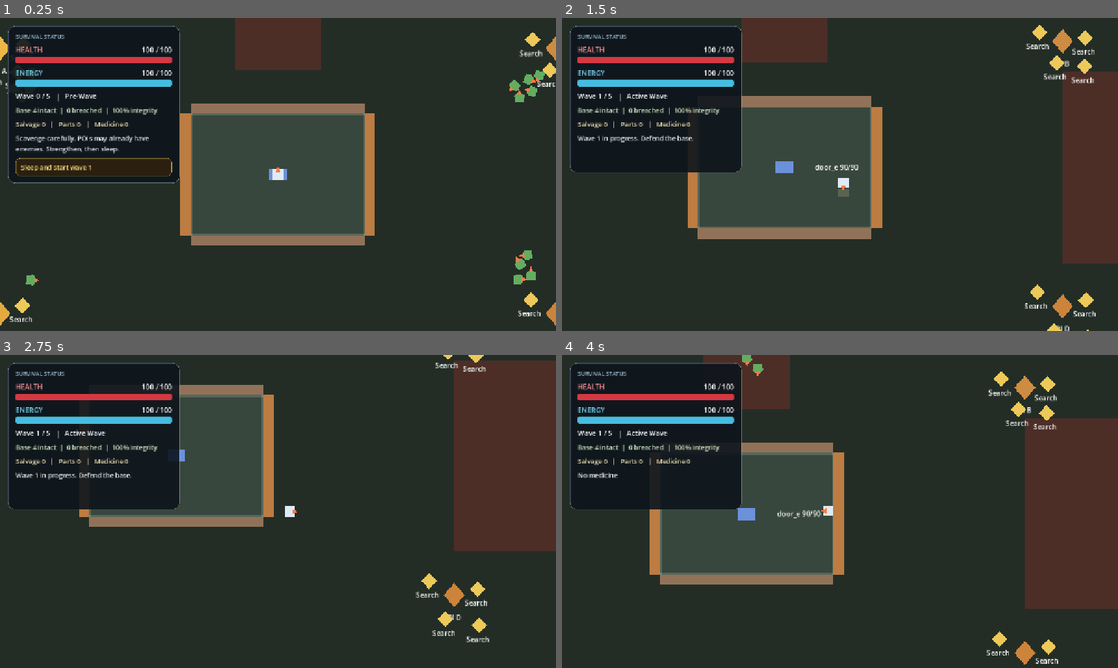
Above: before the commit, frames 1-4 (two rows, left to right).
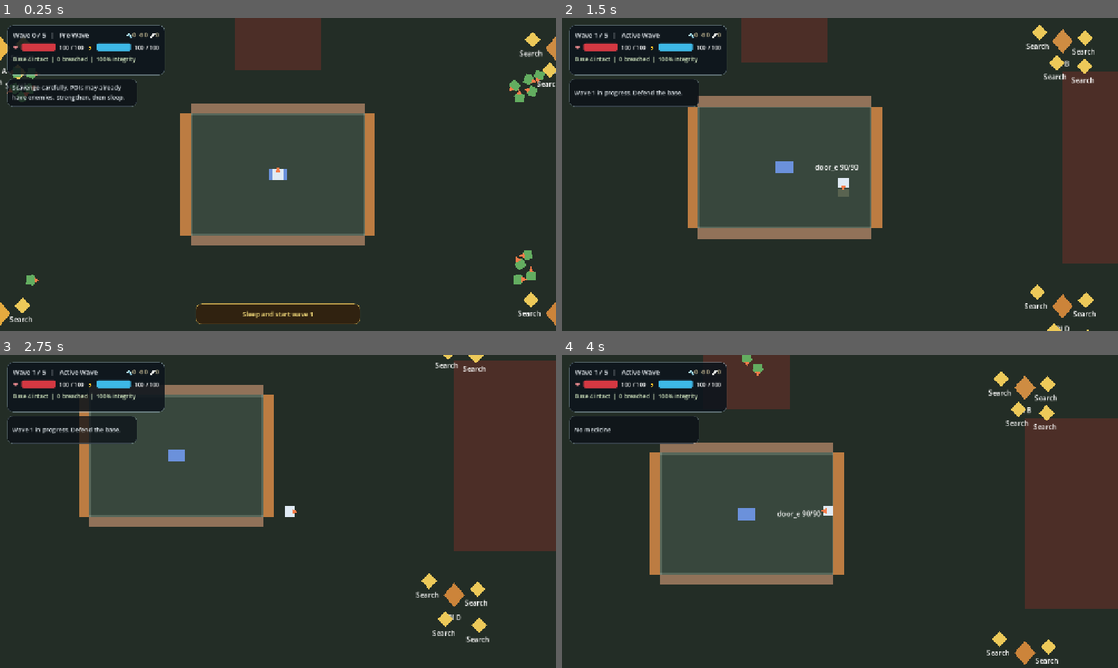
Above: after the commit, the same moments.

Repository: fb-retired-eng/home-survival
Game: Godot game, scene res://scenes/main/Game.tscn
The game is run twice, just before and just after one commit, with the same random seed, the same clock (stepped at 60 frames per second) and the same inputs.
Inputs:
- Up to frame 1 (0.25 s): no input
- Up to frame 2 (1.5 s): tap Enter at 0.5 s; hold D (move_right) 0.53-1.28 s; tap E (interact) at 0.6 s; hold S (move_down) from 1.28 s (still down); tap Space (attack) at 1.35 s
- Up to frame 3 (2.75 s): tap E (interact) at 1.55, 2.1 s; release S (move_down) at 2.03 s; hold D (move_right) from 2.03 s (still down)
- Up to frame 4 (4 s): release D (move_right) at 2.78 s; hold W (move_up) 2.78-3.53 s; tap F (use_medicine) at 2.85 s; tap E (interact) at 3.05, 3.6 s; hold A (move_left) from 3.53 s (still down)

The runs differ from the first frame. In frame 1, 4.8% of the frame differs, in the area x 1-65%, y 2-98%; in frame 2, 5.8%; in frame 3, 7.9%, in the area x 1-33%, y 2-50%; in frame 4, 6.9%.

Commit message:
Refine HUD layout and readability

Diff:
--- a/scenes/ui/HUD.tscn
+++ b/scenes/ui/HUD.tscn
@@ -1,29 +1,29 @@
-[gd_scene load_steps=10 format=3]
+[gd_scene load_steps=11 format=3]
 
 [ext_resource type="Script" path="res://scripts/ui/hud.gd" id="1_hud"]
 
-[sub_resource type="StyleBoxFlat" id="1_hud_panel"]
-bg_color = Color(0.05, 0.08, 0.11, 0.9)
+[sub_resource type="StyleBoxFlat" id="1_main_panel"]
+bg_color = Color(0.05, 0.08, 0.11, 0.88)
 border_width_left = 1
 border_width_top = 1
 border_width_right = 1
 border_width_bottom = 1
-border_color = Color(0.76, 0.88, 0.96, 0.14)
-corner_radius_top_left = 16
-corner_radius_top_right = 16
-corner_radius_bottom_right = 16
-corner_radius_bottom_left = 16
-content_margin_left = 18.0
-content_margin_top = 16.0
-content_margin_right = 18.0
-content_margin_bottom = 16.0
+border_color = Color(0.76, 0.88, 0.96, 0.12)
+corner_radius_top_left = 14
+corner_radius_top_right = 14
+corner_radius_bottom_right = 14
+corner_radius_bottom_left = 14
+content_margin_left = 14.0
+content_margin_top = 12.0
+content_margin_right = 14.0
+content_margin_bottom = 12.0
 
 [sub_resource type="StyleBoxFlat" id="2_stat_track"]
-bg_color = Color(0.13, 0.17, 0.2, 0.95)
-corner_radius_top_left = 6
-corner_radius_top_right = 6
-corner_radius_bottom_right = 6
-corner_radius_bottom_left = 6
+bg_color = Color(0.12, 0.16, 0.2, 0.94)
+corner_radius_top_left = 5
+corner_radius_top_right = 5
+corner_radius_bottom_right = 5
+corner_radius_bottom_left = 5
 content_margin_left = 2.0
 content_margin_top = 2.0
 content_margin_right = 2.0
@@ -31,35 +31,51 @@
 
 [sub_resource type="StyleBoxFlat" id="3_health_fill"]
 bg_color = Color(0.83, 0.22, 0.26, 1)
-corner_radius_top_left = 5
-corner_radius_top_right = 5
-corner_radius_bottom_right = 5
-corner_radius_bottom_left = 5
+corner_radius_top_left = 4
+corner_radius_top_right = 4
+corner_radius_bottom_right = 4
+corner_radius_bottom_left = 4
 
 [sub_resource type="StyleBoxFlat" id="4_energy_fill"]
-bg_color = Color(0.27, 0.74, 0.88, 1)
-corner_radius_top_left = 5
-corner_radius_top_right = 5
-corner_radius_bottom_right = 5
-corner_radius_bottom_left = 5
-
-[sub_resource type="StyleBoxFlat" id="5_interaction_panel"]
-bg_color = Color(0.18, 0.13, 0.06, 0.92)
+bg_color = Color(0.24, 0.72, 0.9, 1)
+corner_radius_top_left = 4
+corner_radius_top_right = 4
+corner_radius_bottom_right = 4
+corner_radius_bottom_left = 4
+
+[sub_resource type="StyleBoxFlat" id="5_status_panel"]
+bg_color = Color(0.04, 0.06, 0.09, 0.76)
 border_width_left = 1
 border_width_top = 1
 border_width_right = 1
 border_width_bottom = 1
-border_color = Color(0.95, 0.79, 0.33, 0.34)
-corner_radius_top_left = 10
-corner_radius_top_right = 10
-corner_radius_bottom_right = 10
-corner_radius_bottom_left = 10
+border_color = Color(0.76, 0.88, 0.96, 0.08)
+corner_radius_top_left = 12
+corner_radius_top_right = 12
+corner_radius_bottom_right = 12
+corner_radius_bottom_left = 12
 content_margin_left = 12.0
 content_margin_top = 10.0
 content_margin_right = 12.0
 content_margin_bottom = 10.0
 
-[sub_resource type="StyleBoxFlat" id="6_end_panel"]
+[sub_resource type="StyleBoxFlat" id="6_interaction_panel"]
+bg_color = Color(0.19, 0.13, 0.06, 0.94)
+border_width_left = 1
+border_width_top = 1
+border_width_right = 1
+border_width_bottom = 1
+border_color = Color(0.98, 0.8, 0.35, 0.36)
+corner_radius_top_left = 14
+corner_radius_top_right = 14
+corner_radius_bottom_right = 14
+corner_radius_bottom_left = 14
+content_margin_left = 14.0
+content_margin_top = 10.0
+content_margin_right = 14.0
+content_margin_bottom = 10.0
+
+[sub_resource type="StyleBoxFlat" id="7_end_panel"]
 bg_color = Color(0.06, 0.08, 0.09, 0.94)
 border_width_left = 2
 border_width_top = 2
@@ -78,113 +94,142 @@
 [node name="HUD" type="CanvasLayer"]
 script = ExtResource("1_hud")
 
-[node name="PanelContainer" type="PanelContainer" parent="."]
-custom_minimum_size = Vector2(396, 0)
-offset_left = 18.0
-offset_top = 18.0
-offset_right = 414.0
-offset_bottom = 356.0
-theme_override_styles/panel = SubResource("1_hud_panel")
-
-[node name="MarginContainer" type="MarginContainer" parent="PanelContainer"]
-anchors_preset = 15
-anchor_right = 1.0
-anchor_bottom = 1.0
-
-[node name="VBoxContainer" type="VBoxContainer" parent="PanelContainer/MarginContainer"]
+[node name="MainPanel" type="PanelContainer" parent="."]
+custom_minimum_size = Vector2(300, 0)
+offset_left = 16.0
+offset_top = 16.0
+offset_right = 316.0
+offset_bottom = 132.0
+theme_override_styles/panel = SubResource("1_main_panel")
+
+[node name="MarginContainer" type="MarginContainer" parent="MainPanel"]
+anchors_preset = 15
+anchor_right = 1.0
+anchor_bottom = 1.0
+
+[node name="VBoxContainer" type="VBoxContainer" parent="MainPanel/MarginContainer"]
+theme_override_constants/separation = 8
+
+[node name="TopRow" type="HBoxContainer" parent="MainPanel/MarginContainer/VBoxContainer"]
 theme_override_constants/separation = 10
 
-[node name="TitleLabel" type="Label" parent="PanelContainer/MarginContainer/VBoxContainer"]
-theme_override_font_sizes/font_size = 13
-theme_override_colors/font_color = Color(0.69, 0.82, 0.91, 0.86)
-text = "SURVIVAL STATUS"
-
-[node name="HealthBlock" type="VBoxContainer" parent="PanelContainer/MarginContainer/VBoxContainer"]
-theme_override_constants/separation = 4
-
-[node name="HealthHeader" type="HBoxContainer" parent="PanelContainer/MarginContainer/VBoxContainer/HealthBlock"]
+[node name="WaveLabel" type="Label" parent="MainPanel/MarginContainer/VBoxContainer/TopRow"]
+unique_name_in_owner = true
+size_flags_horizontal = 3
+theme_override_font_sizes/font_size = 15
+theme_override_colors/font_color = Color(0.95, 0.97, 0.99, 1)
+text = "Wave 0 / 3 | Pre-Wave"
+
+[node name="ResourcesLabel" type="Label" parent="MainPanel/MarginContainer/VBoxContainer/TopRow"]
+unique_name_in_owner = true
+theme_override_font_sizes/font_size = 13
+theme_override_colors/font_color = Color(0.94, 0.88, 0.69, 1)
+horizontal_alignment = 2
+text = "🔩0 ⚙️0 🩹0"
+
+[node name="VitalsRow" type="HBoxContainer" parent="MainPanel/MarginContainer/VBoxContainer"]
 theme_override_constants/separation = 8
 
-[node name="HealthTextLabel" type="Label" parent="PanelContainer/MarginContainer/VBoxContainer/HealthBlock/HealthHeader"]
-theme_override_font_sizes/font_size = 16
+[node name="HealthTextLabel" type="Label" parent="MainPanel/MarginContainer/VBoxContainer/VitalsRow"]
+custom_minimum_size = Vector2(0, 18)
+theme_override_font_sizes/font_size = 14
 theme_override_colors/font_color = Color(0.95, 0.56, 0.58, 1)
-text = "HEALTH"
-
-[node name="HealthValueLabel" type="Label" parent="PanelContainer/MarginContainer/VBoxContainer/HealthBlock/HealthHeader"]
-unique_name_in_owner = true
-size_flags_horizontal = 3
-theme_override_font_sizes/font_size = 16
-horizontal_alignment = 2
-text = "100 / 100"
-
-[node name="HealthBar" type="ProgressBar" parent="PanelContainer/MarginContainer/VBoxContainer/HealthBlock"]
-unique_name_in_owner = true
-custom_minimum_size = Vector2(0, 16)
+vertical_alignment = 1
+text = "❤️"
+
+[node name="HealthBar" type="ProgressBar" parent="MainPanel/MarginContainer/VBoxContainer/VitalsRow"]
+unique_name_in_owner = true
+custom_minimum_size = Vector2(78, 18)
+size_flags_horizontal = 3
 theme_override_styles/background = SubResource("2_stat_track")
 theme_override_styles/fill = SubResource("3_health_fill")
 max_value = 100.0
 value = 100.0
 show_percentage = false
 
-[node name="EnergyBlock" type="VBoxContainer" parent="PanelContainer/MarginContainer/VBoxContainer"]
-theme_override_constants/separation = 4
-
-[node name="EnergyHeader" type="HBoxContainer" parent="PanelContainer/MarginContainer/VBoxContainer/EnergyBlock"]
-theme_override_constants/separation = 8
-
-[node name="EnergyTextLabel" type="Label" parent="PanelContainer/MarginContainer/VBoxContainer/EnergyBlock/EnergyHeader"]
-theme_override_font_sizes/font_size = 16
+[node name="HealthValueLabel" type="Label" parent="MainPanel/MarginContainer/VBoxContainer/VitalsRow"]
+unique_name_in_owner = true
+custom_minimum_size = Vector2(0, 18)
+theme_override_font_sizes/font_size = 13
+vertical_alignment = 1
+text = "100 / 100"
+
+[node name="EnergyTextLabel" type="Label" parent="MainPanel/MarginContainer/VBoxContainer/VitalsRow"]
+custom_minimum_size = Vector2(0, 18)
+theme_override_font_sizes/font_size = 14
 theme_override_colors/font_color = Color(0.48, 0.84, 0.95, 1)
-text = "ENERGY"
-
-[node name="EnergyValueLabel" type="Label" parent="PanelContainer/MarginContainer/VBoxContainer/EnergyBlock/EnergyHeader"]
-unique_name_in_owner = true
-size_flags_horizontal = 3
-theme_override_font_sizes/font_size = 16
-horizontal_alignment = 2
-text = "100 / 100"
-
-[node name="EnergyBar" type="ProgressBar" parent="PanelContainer/MarginContainer/VBoxContainer/EnergyBlock"]
-unique_name_in_owner = true
-custom_minimum_size = Vector2(0, 16)
+vertical_alignment = 1
+text = "⚡"
+
+[node name="EnergyBar" type="ProgressBar" parent="MainPanel/MarginContainer/VBoxContainer/VitalsRow"]
+unique_name_in_owner = true
+custom_minimum_size = Vector2(78, 18)
+size_flags_horizontal = 3
 theme_override_styles/background = SubResource("2_stat_track")
 theme_override_styles/fill = SubResource("4_energy_fill")
 max_value = 100.0
 value = 100.0
 show_percentage = false
 
-[node name="WaveLabel" type="Label" parent="PanelContainer/MarginContainer/VBoxContainer"]
-unique_name_in_owner = true
-theme_override_font_sizes/font_size = 16
-theme_override_colors/font_color = Color(0.94, 0.95, 0.97, 1)
-text = "Wave 0/3   Pre-Wave"
-
-[node name="BaseLabel" type="Label" parent="PanelContainer/MarginContainer/VBoxContainer"]
-unique_name_in_owner = true
-theme_override_font_sizes/font_size = 15
+[node name="EnergyValueLabel" type="Label" parent="MainPanel/MarginContainer/VBoxContainer/VitalsRow"]
+unique_name_in_owner = true
+custom_minimum_size = Vector2(0, 18)
+theme_override_font_sizes/font_size = 13
+vertical_alignment = 1
+text = "100 / 100"
+
+[node name="MetaRow" type="HBoxContainer" parent="MainPanel/MarginContainer/VBoxContainer"]
+theme_override_constants/separation = 10
+
+[node name="BaseLabel" type="Label" parent="MainPanel/MarginContainer/VBoxContainer/MetaRow"]
+unique_name_in_owner = true
+size_flags_horizontal = 3
+theme_override_font_sizes/font_size = 13
 theme_override_colors/font_color = Color(0.82, 0.9, 0.75, 1)
-text = "Base 4 intact 0 breached 100%"
-
-[node name="ResourcesLabel" type="Label" parent="PanelContainer/MarginContainer/VBoxContainer"]
-unique_name_in_owner = true
-theme_override_font_sizes/font_size = 15
-theme_override_colors/font_color = Color(0.94, 0.88, 0.69, 1)
-text = "Salvage 0   Parts 0   Medicine 0"
-
-[node name="StatusLabel" type="Label" parent="PanelContainer/MarginContainer/VBoxContainer"]
-unique_name_in_owner = true
-theme_override_font_sizes/font_size = 15
+text = "Base 4 intact | 0 breached | 100%"
+
+[node name="StatusPanel" type="PanelContainer" parent="."]
+custom_minimum_size = Vector2(300, 0)
+offset_left = 16.0
+offset_top = 140.0
+offset_right = 316.0
+offset_bottom = 204.0
+theme_override_styles/panel = SubResource("5_status_panel")
+
+[node name="StatusLabel" type="Label" parent="StatusPanel"]
+unique_name_in_owner = true
+offset_left = 12.0
+offset_top = 10.0
+offset_right = 288.0
+offset_bottom = 58.0
+theme_override_font_sizes/font_size = 14
 theme_override_colors/font_color = Color(0.92, 0.95, 0.97, 0.94)
 autowrap_mode = 3
 text = "Scavenge carefully. POIs may already have enemies."
 
-[node name="InteractionPanel" type="PanelContainer" parent="PanelContainer/MarginContainer/VBoxContainer"]
-theme_override_styles/panel = SubResource("5_interaction_panel")
-
-[node name="InteractionLabel" type="Label" parent="PanelContainer/MarginContainer/VBoxContainer/InteractionPanel"]
-unique_name_in_owner = true
+[node name="InteractionPanel" type="PanelContainer" parent="."]
+visible = false
+layout_mode = 1
+anchor_left = 0.5
+anchor_top = 1.0
+anchor_right = 0.5
+anchor_bottom = 1.0
+custom_minimum_size = Vector2(380, 0)
+offset_left = -190.0
+offset_top = -63.0
+offset_right = 190.0
+offset_bottom = -15.0
+theme_override_styles/panel = SubResource("6_interaction_panel")
+
+[node name="InteractionLabel" type="Label" parent="InteractionPanel"]
+unique_name_in_owner = true
+offset_left = 14.0
+offset_top = 10.0
+offset_right = 366.0
+offset_bottom = 38.0
 theme_override_font_sizes/font_size = 15
 theme_override_colors/font_color = Color(1, 0.9, 0.5, 1)
+horizontal_alignment = 1
 autowrap_mode = 3
 text = ""
 
--- a/scripts/ui/hud.gd
+++ b/scripts/ui/hud.gd
@@ -85,7 +85,7 @@
 
 
 func _on_resources_changed(resources: Dictionary) -> void:
-	resources_label.text = "Salvage %d   |   Parts %d   |   Medicine %d" % [
+	resources_label.text = "🔩%d  ⚙️%d  🩹%d" % [
 		int(resources.get("salvage", 0)),
 		int(resources.get("parts", 0)),
 		int(resources.get("medicine", 0)),
Not shown: 1 places in scenes/ui/HUD.tscn that only renumber resources
Not shown, changed: PROJECT_EXECUTION_LOG.md
